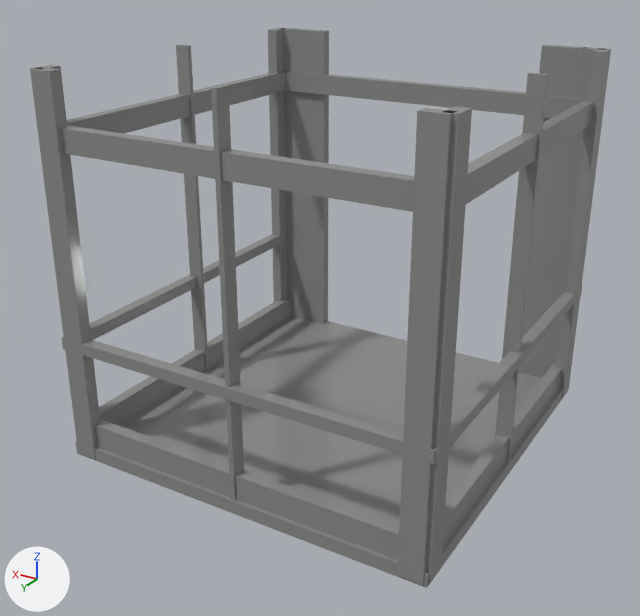
A saved change to the FBX model Assets/Models/elevator.fbx.
The view is the same before and after, from a 50 mm camera at (-0.213, 0.375, 0.249) aimed at (0.003, 0.015, 0.069). Every picture has the same lights, and +X, +Y and +Z are marked at lower left. Where no turn or scale is listed for an object, it has been applied to the vertices.

The first picture shows 'Elevator_Base'.
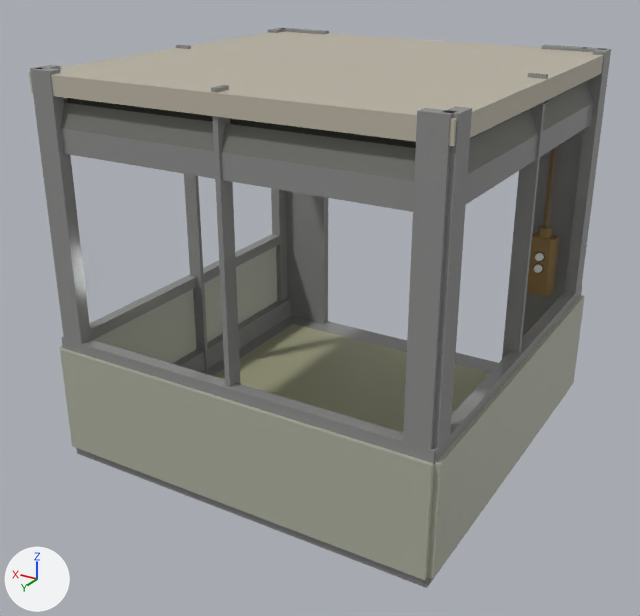
Commit message: Elevator Door Width Update AGAIN smh

Boxes (x1, y1, x2, y2) around the edits, measured in the pictures (640 x 616 px):
'Elevator_Railing_Board', added: after (60, 247, 585, 580)
'pCube27', added: after (29, 32, 604, 146)
'Elevator_BaseDarker', added: after (61, 80, 594, 181)
'pCube47', added: after (214, 324, 489, 432)
'Elevator_Support_Big', added: after (67, 98, 416, 148)
'Elevator_Button_Base', added (brown): after (527, 225, 560, 296)
'pCylinder22', added (brown): after (543, 147, 557, 228)
'Elevator_ButtonButton', added: after (534, 253, 544, 273)
'Elevator_Button_Ring', added: after (533, 251, 545, 273)

The change, as a diff of the scene's bpy script:
```diff
--- a/Assets/Models/elevator.fbx.py
+++ b/Assets/Models/elevator.fbx.py
@@ me_mesh_002 @@
+me_mesh_002.from_pydata([(0.1, -0.1, 0.004), (-0.1, -0.1, 0.005), (0.1, -0.1, -0.005), (-0.1, -0.1, -0.004), (0.1, 0.1, -0.005), (-0.1, 0.1, -0.004), (0.1, 0.1, 0.004), (-0.1, 0.1, 0.005)], [], [(0, 1, 3, 2), (2, 3, 5, 4), (4, 5, 7, 6), (6, 7, 1, 0), (1, 7, 5, 3), (6, 0, 2, 4)])
+me_mesh_002.materials.append(mat_elevator_roof)  # grey #bcb5a4
@@ ob_elevator_railing_board @@
+ob_elevator_railing_board = bpy.data.objects.new('Elevator_Railing_Board', me_mesh_013)  # a box spanning x -0.1..0.1, y 0.096..0.101, z -0.028..0.028; a box spanning x -0.102..-0.098, y -0.101..0.099, z -0.028..0.028; a box spanning x 0.098..0.102, y -0.101..0.099, z -0.028..0.028; in mat_elevator_railingboard (grey #acae9e)
+ob_elevator_railing_board.location = (0.0, 0.0013, 0.0301)
@@ ob_pcube47 @@
+ob_pcube47 = bpy.data.objects.new('pCube47', me_mesh_1)  # a box spanning x -0.082..0.082, y -0.082..0.082, z -0.003..0.003; in mat_elevator_floormiddle (beige #a4a486)
+ob_pcube47.location = (0.0, 0.0, 0.0016)
@@ ob_elevator_buttonbutton @@
+ob_elevator_buttonbutton = bpy.data.objects.new('Elevator_ButtonButton', me_mesh_008)  # a 20-sided cylinder along y spanning x -0.00219..0.00219, y -0.00131..0.00131, z 0.00122..0.00561; a 20-sided cylinder along y spanning x -0.00219..0.00219, y -0.00131..0.00131, z -0.00561..-0.00122; in mat_elevator_button_button (white #ffffff)
+ob_elevator_buttonbutton.location = (-0.0791, -0.0844, 0.0783)
@@ ob_elevator_button_ring @@
+ob_elevator_button_ring = bpy.data.objects.new('Elevator_Button_Ring', me_mesh_007)  # a torus around y (ring radius 0.00262, tube radius 0.00037) spanning x -0.00299..0.00299, y -0.00037..0.00037, z 0.00043..0.00641; a torus around y (ring radius 0.00262, tube radius 0.00037) spanning x -0.00299..0.00299, y -0.00037..0.00037, z -0.00641..-0.00043; in mat_elevator_button_ring (brown #59441c)
+ob_elevator_button_ring.location = (-0.0791, -0.0847, 0.0783)
@@ ob_pcylinder22 @@
+ob_pcylinder22 = bpy.data.objects.new('pCylinder22', me_mesh_005)  # 218 vertices, 222 faces; spans x -0.002..0.002, y -0.081..0.081, z -0.048..0.048; in mat_elevator_pipe2 (brown #7e694d)
+ob_pcylinder22.location = (-0.0792, -0.0101, 0.1327)
@@ ob_elevator_support_big @@
+ob_elevator_support_big = bpy.data.objects.new('Elevator_Support_Big', me_mesh_012)  # 56 vertices, 42 faces; spans x -0.09..0.09, y -0.09..0.09, z -0.003..0.003; in mat_elevator_supportbig (dark grey #4e5043)
+ob_elevator_support_big.location = (0.0, 0.0, 0.1784)
@@ ob_pcube27 @@
+ob_pcube27 = bpy.data.objects.new('pCube27', me_mesh_002)
+ob_pcube27.location = (0.0, 0.0, 0.1865)
@@ ob_elevator_basedarker @@
+ob_elevator_basedarker = bpy.data.objects.new('Elevator_BaseDarker', me_mesh_009)  # 32 vertices, 24 faces; spans x -0.1..0.1, y -0.1..0.1, z -0.006..0.006; in mat_elevator_basedarker (grey #70706a)
+ob_elevator_basedarker.location = (0.0, 0.0, 0.172)
@@ ob_elevator_button_base @@
+ob_elevator_button_base = bpy.data.objects.new('Elevator_Button_Base', me_mesh_010)  # 26 vertices, 26 faces; spans x -0.0073..0.0073, y -0.0045..0.0045, z -0.0193..0.0193; in mat_elevator_button_base (brown #997c4c)
+ob_elevator_button_base.location = (-0.0791, -0.0893, 0.0783)
```
